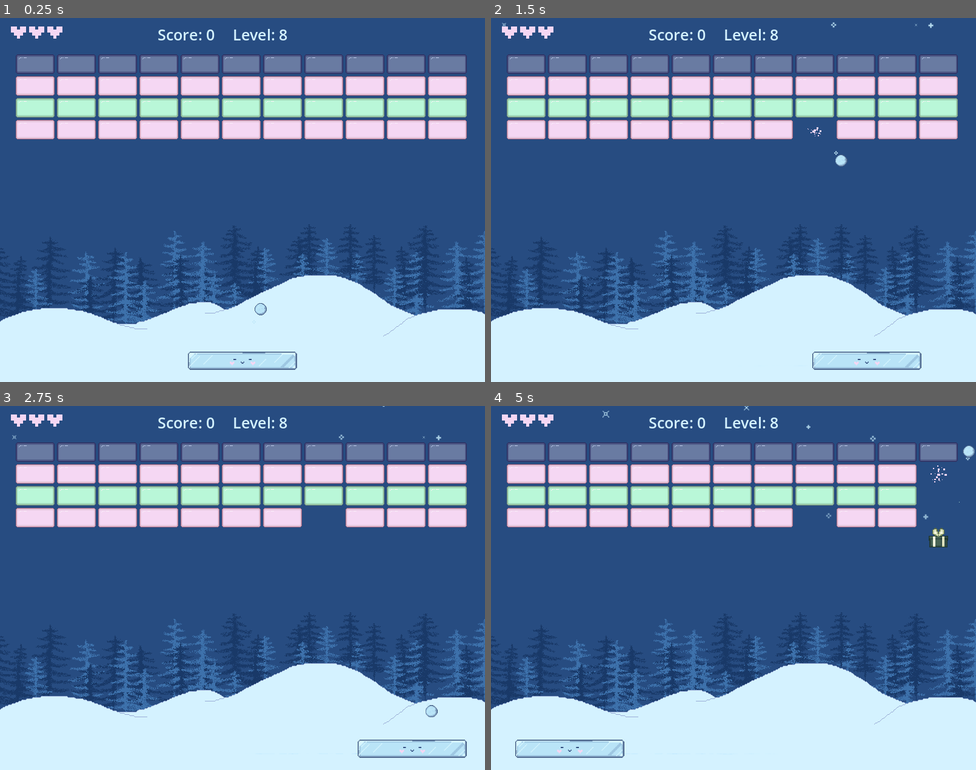
Above: before the commit, frames 1-4 (two rows, left to right).
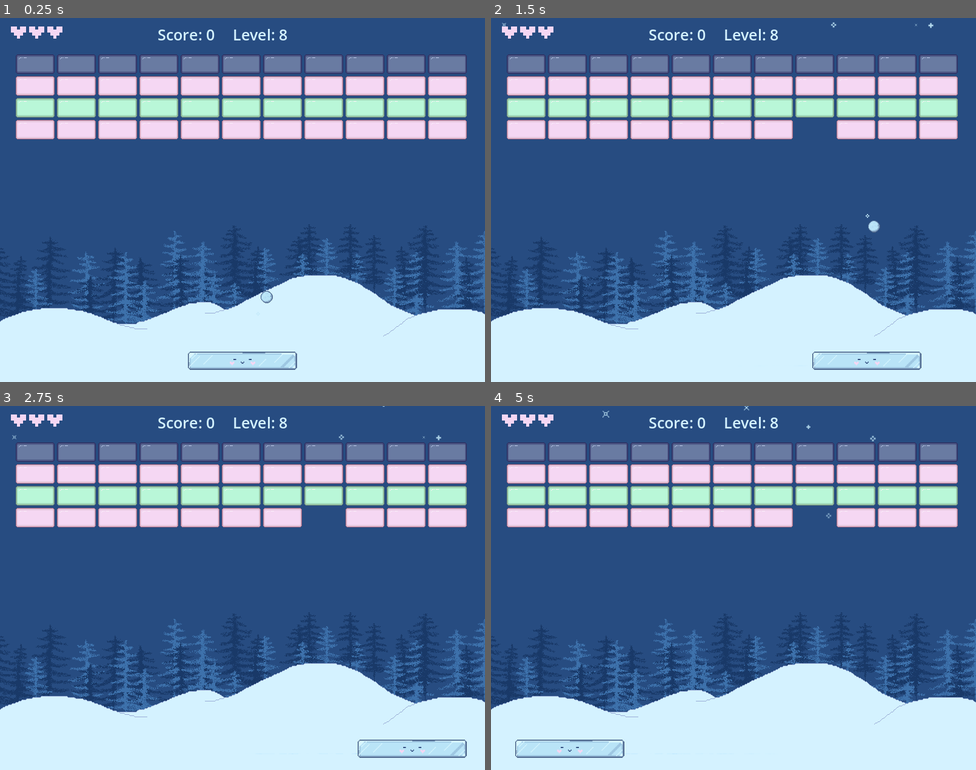
Above: after the commit, the same moments.

Repository: aysieelf/Snow-Break
Game: Godot game, scene res://levels/scenes/main_scene.tscn
Two runs of this game, one before a commit and one after it. Both use one fixed random seed, a clock stepped at 60 frames per second and the inputs below.
Inputs:
- Up to frame 1 (0.25 s): no input
- Up to frame 2 (1.5 s): hold Right (move_right) 0.53-1.28 s; hold A (move_left) from 1.28 s (still down)
- Up to frame 3 (2.75 s): release A (move_left) at 2.03 s; hold Right (move_right) from 2.03 s (still down)
- Up to frame 4 (5 s): release Right (move_right) at 3.53 s; hold A (move_left) from 3.53 s (still down)

The runs differ from the first frame. In frame 1, 0.1% of the frame differs, in the area x 52-57%, y 75-82%; in frame 2, 0.1%; in frame 3, less than 0.1%; in frame 4, 1.5%, in the area x 88-100%, y 10-39%.

Commit message:
update: snowball.gd - init speed depends on current level now

Diff:
--- a/winter-splinter/levels/scenes/gameplay/snowball.gd
+++ b/winter-splinter/levels/scenes/gameplay/snowball.gd
@@ -1,6 +1,6 @@
 extends CharacterBody2D
 
-var speed = Constants.BALL_INIT_SPEED
+var speed = int(Constants.BALL_INIT_SPEED + ScoreManager.current_level*10)
 var direction = Constants.BALL_INIT_VECTOR
 var is_moving = false
 var ball_strength: int = 1
